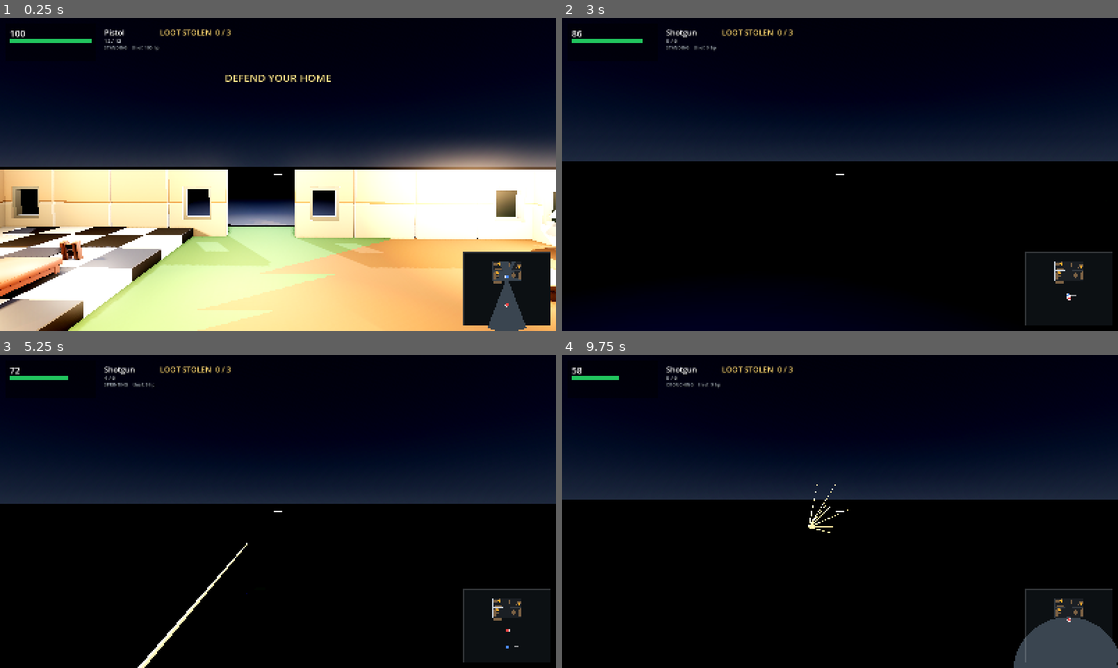
Above: before the commit, frames 1-4 (two rows, left to right).
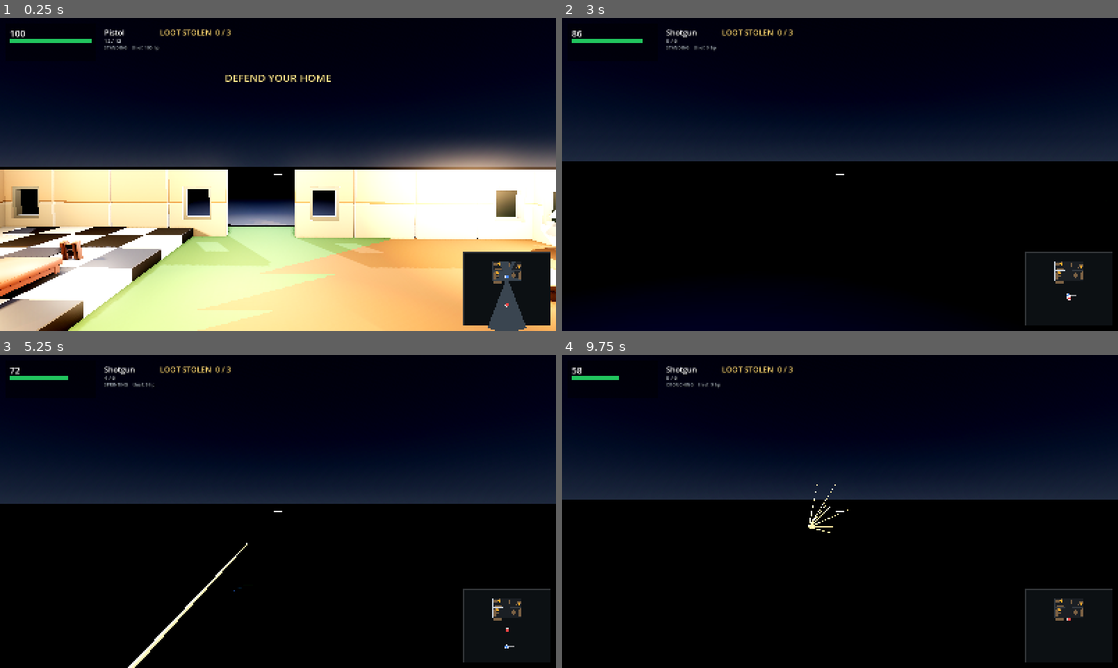
Above: after the commit, the same moments.

Repository: richardbrandel/home-invasion-godot
Game: Godot game, scene res://scenes/main.tscn
The game is run twice, just before and just after one commit, with the same random seed, the same clock (stepped at 60 frames per second) and the same inputs.
Inputs (mouse positions are in pixels of both pictures, inside the frame that each line leads up to):
- Up to frame 1 (0.25 s): no input
- Up to frame 2 (3 s): tap Enter at 0.5, 0.6 s; move the mouse to (867, 174) at 0.52 s; hold W from 0.53 s (still down); click (867, 174) at 0.67 s; move the mouse to (812, 174) at 1.27 s; tap 1 at 1.35 s; move the mouse to (851, 168) at 2.02 s; tap 2 at 2.1 s; move the mouse to (834, 180) at 2.77 s; tap R at 2.85 s; click (834, 180) at 2.92 s
- Up to frame 3 (5.25 s): keep holding W; tap Space at 3.5 s; move the mouse to (316, 514) at 3.52 s; hold C 3.53-4.28 s; move the mouse to (233, 508) at 4.27 s; tap Ctrl at 4.35 s; tap Enter at 5 s; move the mouse to (283, 511) at 5.02 s; hold Shift from 5.03 s (still down); click (283, 511) at 5.17 s
- Up to frame 4 (9.75 s): tap Space at 5.75, 7.25 s; move the mouse to (817, 505) at 5.77 s; release W at 5.78 s; release Shift at 5.78 s; hold D 5.78-6.53 s; tap Enter at 5.85, 6.5 s; move the mouse to (867, 511) at 6.52 s; hold W 6.53-8.78 s; tap 1 at 6.6 s; move the mouse to (812, 511) at 7.27 s; tap 2 at 7.35 s; click (812, 511) at 7.42 s; move the mouse to (851, 505) at 8.02 s; tap R at 8.1 s; move the mouse to (834, 517) at 8.77 s; hold A 8.78-9.53 s; tap C at 8.85 s; move the mouse to (878, 514) at 9.52 s; hold W from 9.53 s (still down); hold Ctrl from 9.53 s (still down); click (878, 514) at 9.67 s

Frames 1-2 are identical in both runs. In frame 3, 0.6% of the frame differs, in the area x 23-94%, y 61-100%; in frame 4, 2.4%, in the area x 81-100%, y 83-100%.

Commit message:
Fix the intruder being walled in by a solid homeowner
Reported from play as "the thief is not taking items out of the house". This was my
collision change, and every solid-body test missed it because they all held the
homeowner still - the one case that always worked.

Root cause: the intruder yielded on contact. A body is not scenery, so a player
standing on his route could not be routed around - measured 142 re-routes and
nothing ever delivered, and a player parked in the 2 m front doorway made the house
impossible to leave.

Now the HOMEOWNER is the one displaced. The intruder never yields, so he cannot be
pinned, and the player's own position is re-asserted from input every frame anyway.
Scenery still has the final say on both: if the homeowner is against something
immovable, the shortfall comes out of the intruder so the two never overlap.

A second stall surfaced while measuring. With the player standing exactly ON a
waypoint the two bodies can never get nearer than the sum of their radii, so the
intruder orbited it forever, 0.24 m outside the arrival radius. An occupied waypoint
now counts as reached once he is as close as the collision allows - neither
GRAB_RANGE (1.4 m) nor DROP_RANGE (1.6 m) exceeds that gap, so nothing is skipped.

Adds test/probe_heist.gd: runs the heist against seven player behaviours, and is
what actually caught this while the suite stayed green. It deliberately does NOT
apply the intruder's damage to the player, so a thief who cannot reach the van shows
up as a stall rather than being masked by the homeowner being shot.

Before: 5 of 7 behaviours completed, up to 142 re-routes.
After:  7 of 7, zero re-routes. 37 tests pass.

Diff:
--- a/scripts/sim.gd
+++ b/scripts/sim.gd
@@ -307,10 +307,20 @@
 		clampf(pos.y, BOUNDS.position.y + radius, BOUNDS.end.y - radius))
 
 ## Keep the homeowner and the intruder out of each other, so neither can walk
-## through the other. The intruder yields first — the player's own input is
-## authoritative and being shoved about by the AI reads as broken — and only the
-## overlap he cannot escape, because scenery is behind him, is taken back out of
-## the homeowner. That is what makes a corner feel solid rather than spongy.
+## through the other.
+##
+## The HOMEOWNER is the one displaced, and that choice is load-bearing. If the
+## intruder yields instead he can be pinned indefinitely by a player who is simply
+## standing there, and rerouting cannot rescue him because the blocker is a body
+## rather than scenery. Measured with the intruder yielding: 142 re-routes and
+## nothing ever delivered, and a player parked in the 2 m front doorway made the
+## house impossible to leave. With the homeowner yielding, six of seven tested
+## player behaviours complete the heist with zero re-routes. A nudge costs the
+## player little anyway — his position is re-asserted from input every frame.
+##
+## Scenery still has the final say on both bodies: each is pushed back out of
+## anything solid, and if the homeowner cannot be moved because there is scenery
+## behind him, the shortfall is taken from the intruder so they never overlap.
 ## Returns [player_pos, thief_pos].
 static func separate_bodies(ppos: Vector2, tpos: Vector2) -> Array[Vector2]:
 	var min_dist := PLAYER_RADIUS + THIEF_RADIUS
@@ -323,16 +333,18 @@
 	# result is repeatable rather than depending on float noise
 	var n := Vector2(1.0, 0.0) if dist < 1e-5 else d / dist
 
-	var t := clamp_to_world(resolve_circle(ppos + n * min_dist, THIEF_RADIUS), THIEF_RADIUS)
-	var back := t - ppos
-	var back_dist := back.length()
-	if back_dist < min_dist:
-		var bn := n if back_dist < 1e-5 else back / back_dist
-		var p := clamp_to_world(resolve_circle(t - bn * min_dist, PLAYER_RADIUS), PLAYER_RADIUS)
-		var squeezed: Array[Vector2] = [p, t]
-		return squeezed
-	var yielded: Array[Vector2] = [ppos, t]
-	return yielded
+	var t := tpos
+	var p := clamp_to_world(resolve_circle(ppos - n * (min_dist - dist), PLAYER_RADIUS), PLAYER_RADIUS)
+
+	var gap := t - p
+	var gap_len := gap.length()
+	if gap_len < min_dist - 1e-4:
+		# he is against something immovable, so take the remainder from the intruder
+		var bn := n if gap_len < 1e-5 else gap / gap_len
+		t = clamp_to_world(resolve_circle(p + bn * min_dist, THIEF_RADIUS), THIEF_RADIUS)
+
+	var out: Array[Vector2] = [p, t]
+	return out
 
 ## Swing a heading away from the homeowner when he is close and in front. Ties —
 ## walking straight at him — break to a fixed side, so the thief is predictable
@@ -481,7 +493,14 @@
 	var speed_scale: float = thief.get("speed_scale", 1.0)
 	while not route.is_empty():
 		var wp: Vector2 = route[0]
-		if tpos.distance_to(wp) < 0.6:
+		# The homeowner can stand exactly ON a waypoint, and the two bodies then can
+		# never get nearer than the sum of their radii — so the intruder would orbit
+		# that waypoint forever, 0.24 m short of the arrival radius, and never
+		# re-plan. An occupied waypoint counts as reached once he is as close as the
+		# collision allows. Nothing is skipped by that: both interaction ranges,
+		# GRAB_RANGE (1.4 m) and DROP_RANGE (1.6 m), exceed the gap.
+		var occupied := ppos.distance_to(wp) < PLAYER_RADIUS + THIEF_RADIUS
+		if tpos.distance_to(wp) < 0.6 or (occupied and tpos.distance_to(wp) < 1.2):
 			route.pop_front()
 			continue
 		var a := (wp - tpos).angle()
--- /dev/null
+++ b/test/probe_heist.gd
@@ -0,0 +1,60 @@
+extends SceneTree
+
+## Scratch diagnostic: does the heist complete when the HOMEOWNER MOVES?
+##   godot --headless --path . --script test/probe_heist.gd
+##
+## Deliberately does NOT apply the intruder's damage to the player. That is
+## unrealistic, but it is the point: it removes "the homeowner got shot" as an
+## ending, so a thief who cannot reach the van shows up as a stall instead of
+## being masked by the player dying.
+
+const DT := 1.0 / 60.0
+
+
+func _run(label: String, mover: int) -> void:
+	var player := Sim.create_player()
+	var thief := Sim.create_thief()
+	var loot := Sim.create_loot()
+	var reroutes := 0
+	var t := 0.0
+	var events: Array = []
+	while t < 180.0 and Sim.remaining(loot) > 0:
+		match mover:
+			1:
+				var d: Vector2 = (thief["pos"] as Vector2) - (player["pos"] as Vector2)
+				if d.length() > 0.01:
+					var p: Vector2 = (player["pos"] as Vector2) + d.normalized() * Sim.PLAYER_SPEED * DT
+					player["pos"] = Sim.clamp_to_world(
+						Sim.resolve_circle(p, Sim.PLAYER_RADIUS), Sim.PLAYER_RADIUS)
+			2:
+				player["pos"] = Vector2(0, -8.6)      # front doorway
+			3:
+				player["pos"] = Vector2(sin(t * 0.7) * 3.0, -11.0 + cos(t * 0.5) * 2.0)
+			4:
+				player["pos"] = Vector2(0, -11.2)     # frontHub, mid-house
+			5:
+				player["pos"] = Vector2(-3.6, -11.2)  # living-room doorway
+			6:
+				player["pos"] = Vector2(0, 3.0)       # outside, by the van
+		events = []
+		Sim.step_thief(thief, player, loot, events, DT)
+		for ev in events:
+			if ev["type"] == "reroute":
+				reroutes += 1
+		t += DT
+	var verdict := "HEIST COMPLETED" if Sim.remaining(loot) == 0 else "STALLED"
+	print("%-26s delivered=%d/3  t=%6.1fs  reroutes=%-3d thief=(%5.1f,%5.1f) carry=%-6s %s" % [
+		label, 3 - Sim.remaining(loot), t, reroutes,
+		(thief["pos"] as Vector2).x, (thief["pos"] as Vector2).y,
+		thief["carry"], verdict])
+
+
+func _init() -> void:
+	_run("idle at spawn", 0)
+	_run("chases the thief", 1)
+	_run("blocks the front doorway", 2)
+	_run("wanders the front hall", 3)
+	_run("stands at frontHub", 4)
+	_run("stands in living room", 5)
+	_run("stands outside by the van", 6)
+	quit()
--- a/test/test_sim.gd
+++ b/test/test_sim.gd
@@ -105,8 +105,10 @@
 	check("two overlapping bodies are pushed apart",
 		s1.distance_to(s0) >= body_gap - 1e-4,
 		"%.3f m apart, want >= %.3f" % [s1.distance_to(s0), body_gap])
-	check("the homeowner is not shoved while the intruder can still yield",
-		s0.is_equal_approx(Vector2.ZERO), "player moved to %s" % s0)
+	check("the intruder holds his ground",
+		s1.is_equal_approx(Vector2(0.2, 0.1)), "thief moved to %s" % s1)
+	check("the homeowner is the body that gives way",
+		not s0.is_equal_approx(Vector2.ZERO), "player did not move")
 
 	var co := Sim.separate_bodies(Vector2(3, 3), Vector2(3, 3))
 	var c0: Vector2 = co[0]
@@ -121,8 +123,8 @@
 		and (apart[1] as Vector2).is_equal_approx(Vector2(0, 5)))
 
 	var shoved := Sim.separate_bodies(Vector2(0, 0), Vector2(0, 0.3))
-	check("the intruder is the body that yields",
-		(shoved[1] as Vector2).y > 0.3, "thief ended at %s" % shoved[1])
+	check("the homeowner is the body that yields",
+		(shoved[0] as Vector2).y < 0.0, "player ended at %s" % shoved[0])
 
 	# ---- steering: solid alone would wall him in
 	var north := -PI * 0.5
@@ -184,8 +186,54 @@
 	check("the homeowner cannot walk into the intruder",
 		worst >= body_gap - 1e-3,
 		"closest %.3f m, want >= %.3f" % [worst, body_gap])
-	check("the intruder is actually shoved rather than stood inside",
-		shove_z > 1.0, "he ended up at z=%.2f, started at 0" % shove_z)
+	check("the intruder holds his ground rather than being driven off it",
+		shove_z < 0.05, "he drifted to z=%.2f" % shove_z)
+
+	# ---- THE REGRESSION. Every check above holds the homeowner still, and a
+	# stationary player is the ONE case that always worked. This is what came back
+	# from play as "the thief is not taking items out of the house": with the
+	# intruder yielding on contact, a player standing on his route was an immovable
+	# wall — 142 re-routes and nothing ever delivered, and a player in the 2 m front
+	# doorway made the house impossible to leave.
+	_banner("heist against a MOVING homeowner")
+	var cases := [
+		["chases the intruder", 1],
+		["blocks the front doorway", 2],
+		["stands on the front-hub waypoint", 3],
+		["stands on the living-room waypoint", 4],
+	]
+	for c in cases:
+		player = Sim.create_player()
+		thief = Sim.create_thief()
+		loot = Sim.create_loot()
+		events = []
+		var mode: int = c[1]
+		var t2 := 0.0
+		var rr := 0
+		while t2 < 180.0 and Sim.remaining(loot) > 0:
+			match mode:
+				1:
+					var chase_d: Vector2 = (thief["pos"] as Vector2) - (player["pos"] as Vector2)
+					if chase_d.length() > 0.01:
+						var chase_p: Vector2 = (player["pos"] as Vector2) \
+							+ chase_d.normalized() * Sim.PLAYER_SPEED * dt
+						player["pos"] = Sim.clamp_to_world(
+							Sim.resolve_circle(chase_p, Sim.PLAYER_RADIUS), Sim.PLAYER_RADIUS)
+				2:
+					player["pos"] = Vector2(0, -8.6)
+				3:
+					player["pos"] = Vector2(0, -11.2)
+				4:
+					player["pos"] = Vector2(-3.6, -11.2)
+			Sim.step_thief(thief, player, loot, events, dt)
+			for ev in events:
+				if ev["type"] == "reroute":
+					rr += 1
+			events.clear()
+			t2 += dt
+		check("the heist completes even when the homeowner %s" % c[0],
+			Sim.remaining(loot) == 0,
+			"delivered %d/3 in %.0fs with %d re-routes" % [3 - Sim.remaining(loot), t2, rr])
 
 	# ---- thief stays in bounds
 	player = Sim.create_player()
